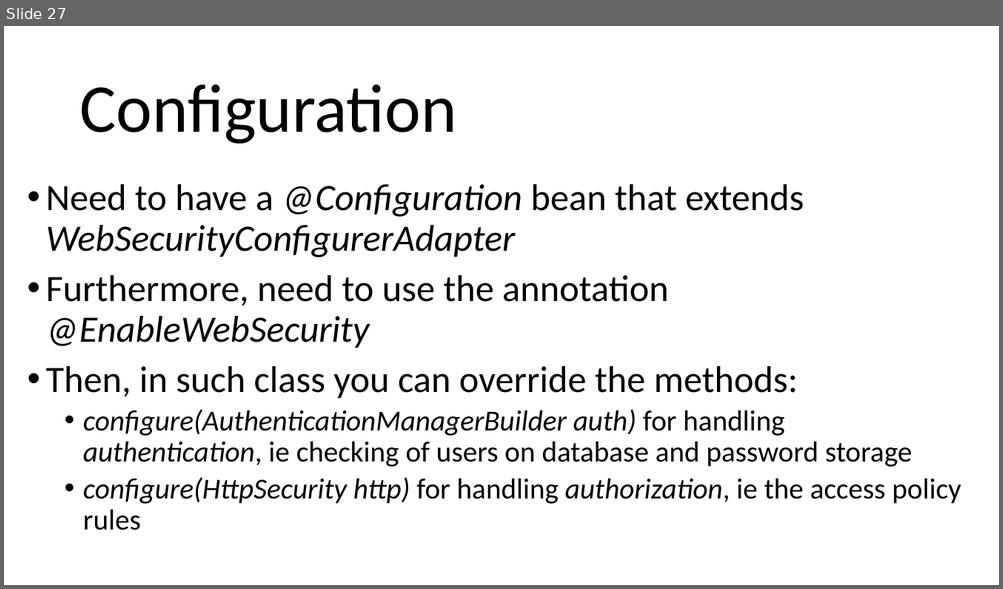
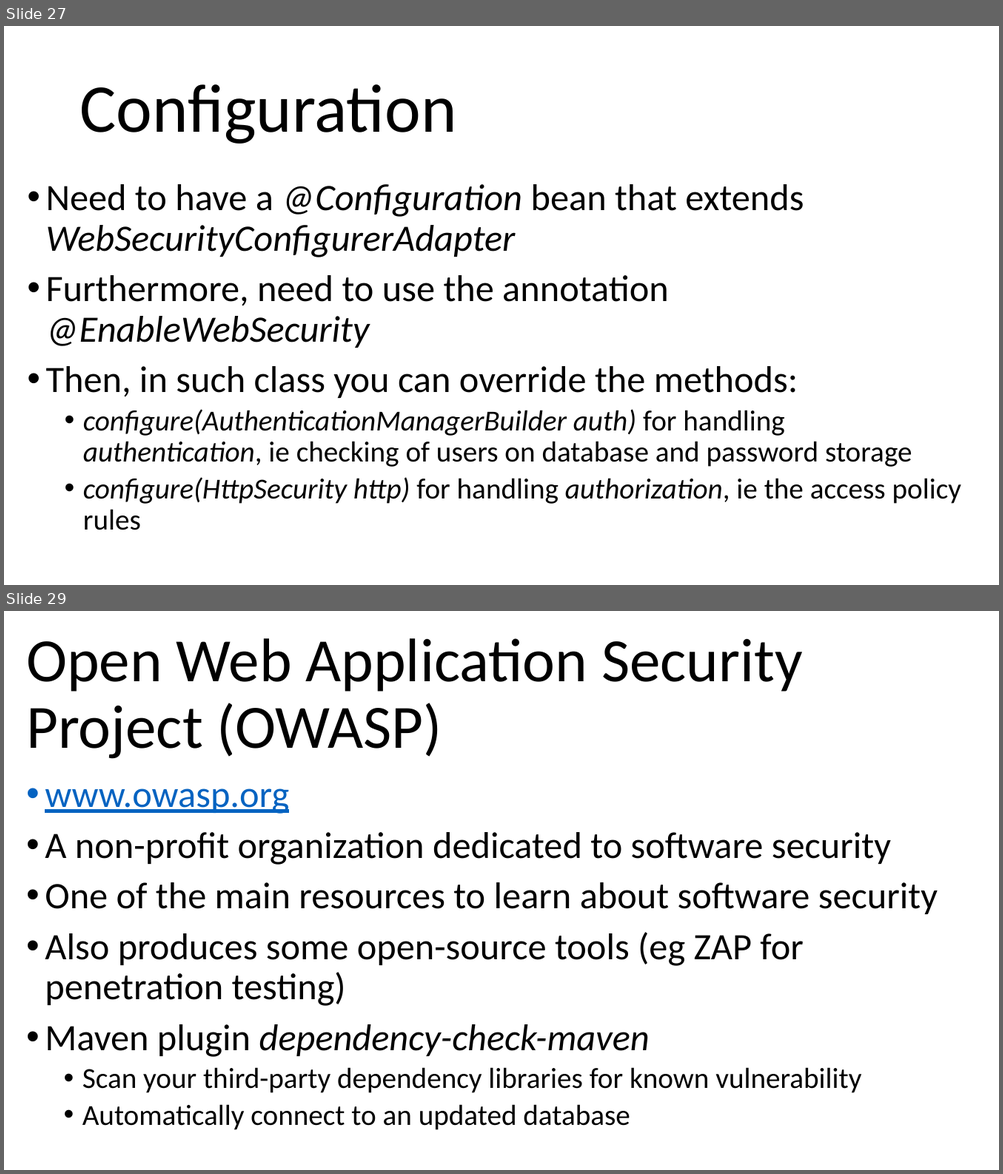
Before and after one commit to arcuri82/testing_security_development_enterprise_systems, a slide deck: doc/intro/slides/lesson_10_security.pptx. Shown one above the other, each under a label of ours: slide 27 before the commit, slides 27 and 29 after it; the slides between them are not shown. The pictures are 1003x589 and 1003x1174 pixels, drawn with LibreOffice and Linux fonts; fonts in the diff are those of the drawing. Boxes give left, top, right and bottom in pixels: in the first picture for what was removed or moved away, otherwise in the second. Text is boxed around its words. In the diff, an @@ line names an element or a change of style, - is before the commit and + after.

Commit message:
added module for OWASP checks

```diff
--- a/doc/intro/slides/lesson_10_security.pptx
+++ b/doc/intro/slides/lesson_10_security.pptx
@@ slide 29 added at (x1=4, y1=611, x2=999, y2=1170), background #FFFFFF @@
@@ title added at (x1=26, y1=638, x2=802, y2=759), 59.4 pt, text #000000 @@
+Open Web Application Security Project (OWASP)
@@ text added at (x1=45, y1=789, x2=937, y2=1130), 36 pt, text #000000 @@
+• www.owasp.org
+• A non-profit organization dedicated to software security
+• One of the main resources to learn about software security
+• Also produces some open-source tools (eg ZAP for penetration testing)
+• Maven plugin dependency-check-maven
+  • Scan your third-party dependency libraries for known vulnerability
+  • Automatically connect to an updated database
```
Also in this commit, not shown: 1 slide changed, 1 other slide added, 8 other files.
